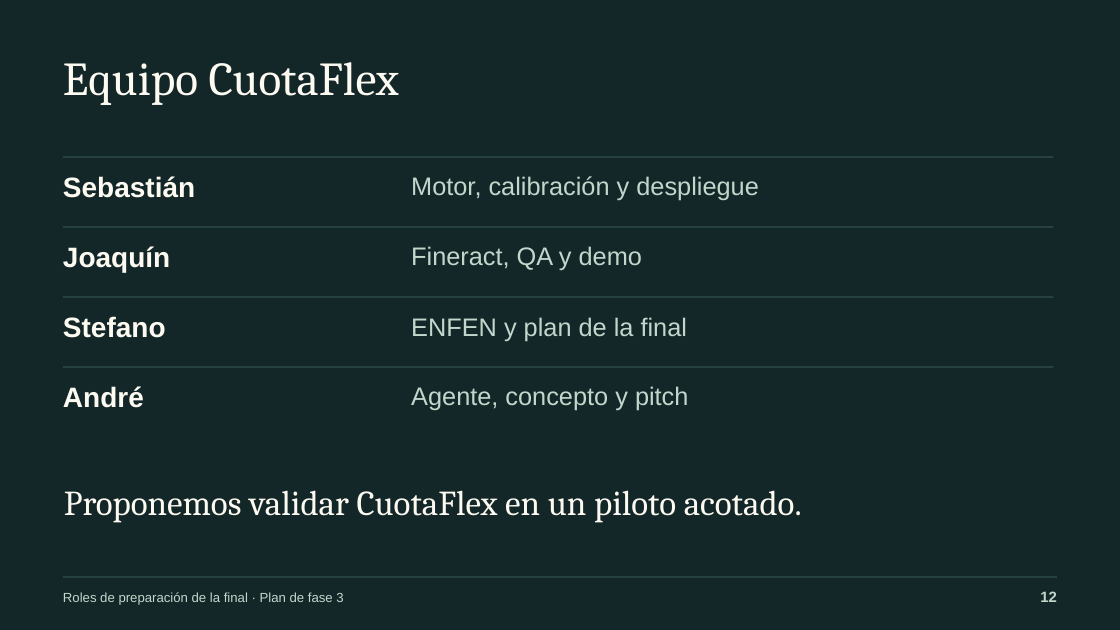
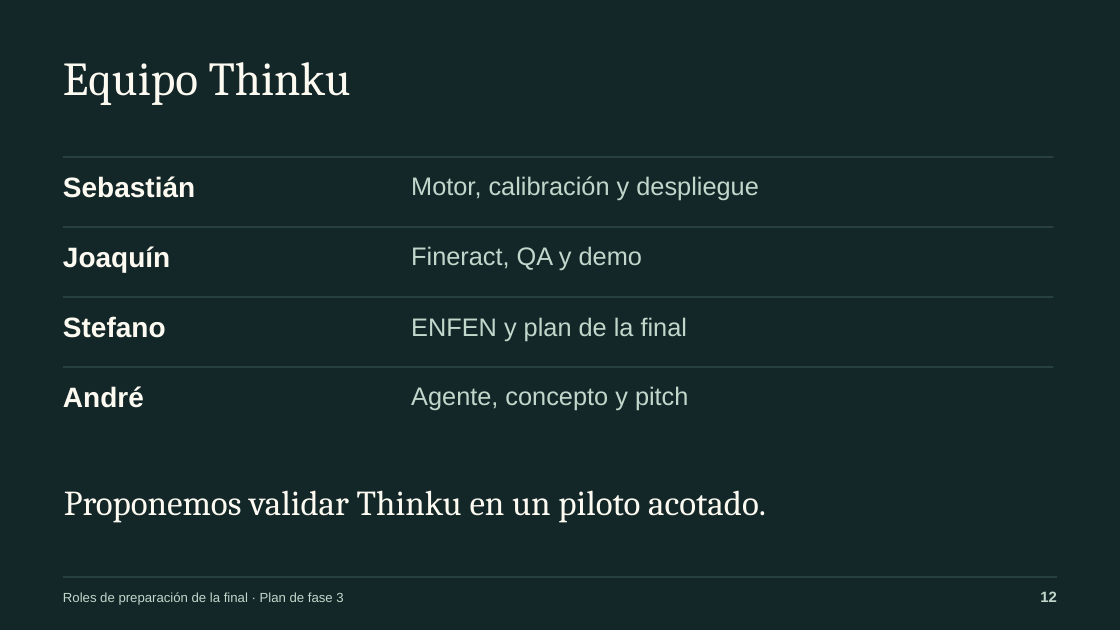
Before and after one commit to Defartion/Hackathon-Caja-Trujillo, a slide deck: slide 12 of docs/pitch/CuotaFlex-pitch.pptx. Drawn at 1120x630 pixels with LibreOffice and Linux fonts; fonts in the diff are those of the drawing. Boxes give left, top, right and bottom in pixels: in the first picture for what was removed or moved away, otherwise in the second. Text is boxed around its words. In the diff, an @@ line names an element or a change of style, - is before the commit and + after.

Commit message:
Rediseño: Thinku en el README, el concepto v3, el pitch y el video
- README, puntero docs/CONCEPTO.md y documentos de la final (video, módulo en vivo, propiedad
  intelectual) con el nombre nuevo.
- Concepto v3: texto, resumen, diagrama de arquitectura regenerado con mermaid-cli y PDF exportado
  de nuevo con su script. El concepto de la fase 1 y la versión 2 se conservan sin cambios.
- Pitch: guion, banco de preguntas y README; resumen A4 regenerado con generar_one_pager.py.
  Presentación: textos y notas con Thinku, gráfico de sensibilidad con la misma data y el rótulo
  nuevo, y la captura del celular con la app actual del cliente; PDF exportado con Impress.
- Script del video: subtítulos, carpeta de salida (~/Videos/Thinku) y lectura del KPI del tablero.
- Los nombres de archivo de los PDF y la presentación no cambian, para no romper enlaces compartidos.
- Sistema de diseño: sección de vistas amplias, columnas y paneles plegables, capturas 01-12
  actualizadas y 13-16 nuevas.

```diff
--- a/docs/pitch/CuotaFlex-pitch.pptx
+++ b/docs/pitch/CuotaFlex-pitch.pptx
@@ text at (x1=63, y1=62, x2=351, y2=105): text changed @@
-Equipo CuotaFlex
+Equipo Thinku
@@ text at (x1=64, y1=490, x2=766, y2=523): text changed @@
-Proponemos validar CuotaFlex en un piloto acotado.
+Proponemos validar Thinku en un piloto acotado.
```
Also in this commit, not shown: 6 other slides changed, 37 other files.
